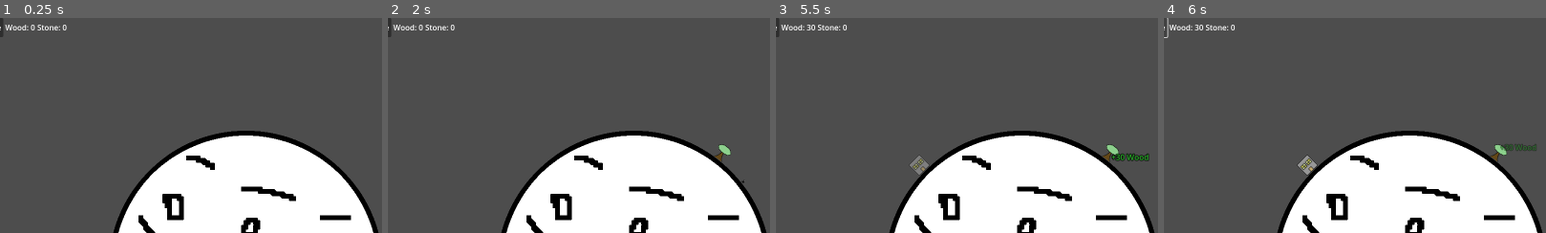
Above: before the commit, frames 1-4 (left to right).
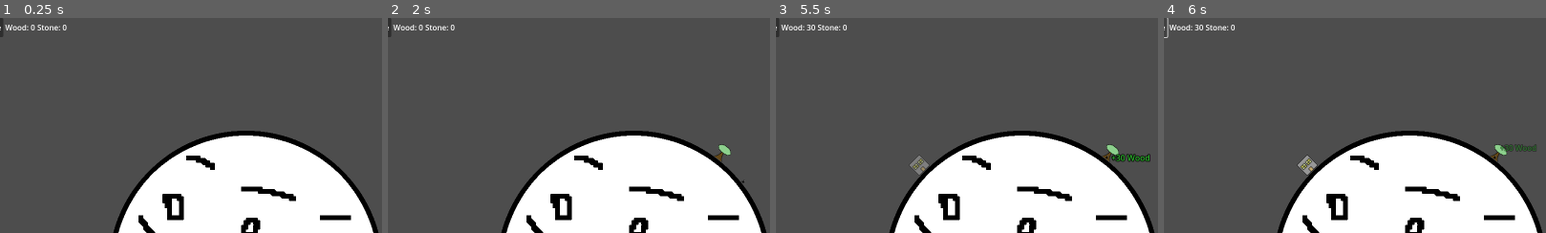
Above: after the commit, the same moments.

Repository: macmist/incremental-game
Game: Godot game, scene res://Scenes/main.tscn
The game is run twice, just before and just after one commit, with the same random seed, the same clock (stepped at 60 frames per second) and the same inputs.
Inputs:
- Up to frame 1 (0.25 s): no input
- Up to frame 2 (2 s): click "Spawn" at 0.5 s; click "Spawn tree" at 1.25 s
- Up to frame 3 (5.5 s): click "Spawn Rock" at 2 s; click "Add house" at 2.75 s; click "Spawn" at 3.5 s; click "Spawn tree" at 4.25 s; click "Spawn Rock" at 5 s
- Up to frame 4 (6 s): click "Add house" at 5.75 s
The pictures show only the part of the screen within x 22-72%, y 0-50%; the shares and areas given below are measured in that part.

Frames 1-2 are identical in both runs. In frame 3, 0.2% of the frame differs, in the area x 86-98%, y 62-68%; in frame 4, less than 0.1%.

Commit message:
chore: first version of state machine

Diff:
--- a/Components/entity.tscn
+++ b/Components/entity.tscn
@@ -4,5 +4,6 @@
 [ext_resource type="Script" path="res://Scripts/entity.gd" id="2_s7at6"]
 
 [node name="Entity" type="Sprite2D"]
+z_index = 1
 texture = ExtResource("1_rm788")
 script = ExtResource("2_s7at6")
--- a/Scripts/entity.gd
+++ b/Scripts/entity.gd
@@ -1,12 +1,20 @@
 extends Sprite2D
+
+enum State {IDLE, MOVING, COLLECTING, RETURNING, RESTING}
+var state: State = State.IDLE
 
 @export var speed: float = 1.0   # radians per second
 @export var collect_speed: int = 30
+@export var energy_max: int = 10
+@export var rest_rate = 1
 
 var angle: float = 0.0
 var target_angle: float = 0.0
+var home: Node2D
+var home_angle: float = 0.0
 var radius: float = 100.0
 var planet_position: Vector2 = Vector2.ZERO
+var energy: int = 0
 
 var target: CollectableResource
 
@@ -17,6 +25,7 @@
 	timer.wait_time = 3
 	timer.one_shot = true
 	add_child(timer)
+	energy = energy_max
 
 
 func collect():
@@ -25,20 +34,37 @@
 		var collected = target.collect(collect_speed)
 		if collected > 0:
 			GameManager.add_resource(target.resource_type, collected)
+			energy -= 1
+			if energy <= 0:
+				energy = 0
+				state = State.RETURNING
+				print("IM TOO TIRED NOW")
 		if not is_instance_valid(target) or target.remaining <= 0:
 			target = null
+			state = State.IDLE
+
+func collect_resource(delta):
+	if timer.is_stopped():
+		print("start timer")
+		timer.start()
 
 func find_target():
-	var trees = get_tree().get_nodes_in_group("Resources")
-	if trees.size() == 0:
+	var resources = get_tree().get_nodes_in_group("Resources")
+	if resources.size() == 0:
 		return
-	trees.sort_custom(func(a, b): return position.distance_to(a.position) < position.distance_to(b.position))
-	var tree = trees[0]
-	if tree:
-		print("found tree at: ", tree.position)
-		target = tree
-		set_target(tree.position)
+	resources.sort_custom(func(a, b): return position.distance_to(a.position) < position.distance_to(b.position))
+	var resource = resources[0]
+	if resource:
+		print("found resource at: ", resource.position)
+		target = resource
+		set_target(resource.position)
+		state = State.MOVING
 
+
+func set_home(home: Node2D):
+	self.home = home
+	var dir = (home.global_position - planet_position).normalized()
+	home_angle = atan2(dir.y, dir.x)
 
 func set_planet(planet_position: Vector2, radius: float):
 	self.planet_position = planet_position
@@ -48,27 +74,53 @@
 	rotation = angle + PI/2
 	print("position: ", position, " distance: ", radius)
 
-func _process(delta):
-	if target and not is_instance_valid(target):
-		target = null
-		timer.stop()
-	if !target:
-		find_target()
+
+func _process(delta: float) -> void:
+	match state:
+		State.IDLE:
+			find_target()
+		State.MOVING:
+			move_toward_target(delta)
+		State.COLLECTING:
+			collect_resource(delta)
+		State.RETURNING:
+			move_toward_home(delta)
+		State.RESTING:
+			rest(delta)
+
+
+
+
+func rest(delta):
+	energy += rest_rate * delta
+	if energy > energy_max:
+		energy = energy_max
+		state = State.IDLE
+
+
+func move_toward_home(delta):
+	if home != null && angle != home_angle:
+		angle = move_toward_angle(angle, home_angle, speed * delta)
+
+		# Update position
+		var offset = Vector2(cos(angle), sin(angle)) * radius
+		position = planet_position + offset
+		rotation = angle + PI/2
 		timer.stop()
 	else:
-		# Move angle towards target
-		if angle != target_angle:
-			angle = move_toward_angle(angle, target_angle, speed * delta)
+		state = State.RESTING
 
-			# Update position
-			var offset = Vector2(cos(angle), sin(angle)) * radius
-			position = planet_position + offset
-			rotation = angle + PI/2
-			timer.stop()
-		else:
-			if timer.is_stopped():
-				print("start timer")
-				timer.start()
+func move_toward_target(delta):
+	if angle != target_angle:
+		angle = move_toward_angle(angle, target_angle, speed * delta)
+
+		# Update position
+		var offset = Vector2(cos(angle), sin(angle)) * radius
+		position = planet_position + offset
+		rotation = angle + PI/2
+		timer.stop()
+	else:
+		state = State.COLLECTING
 
 
 func set_target(world_pos: Vector2):
